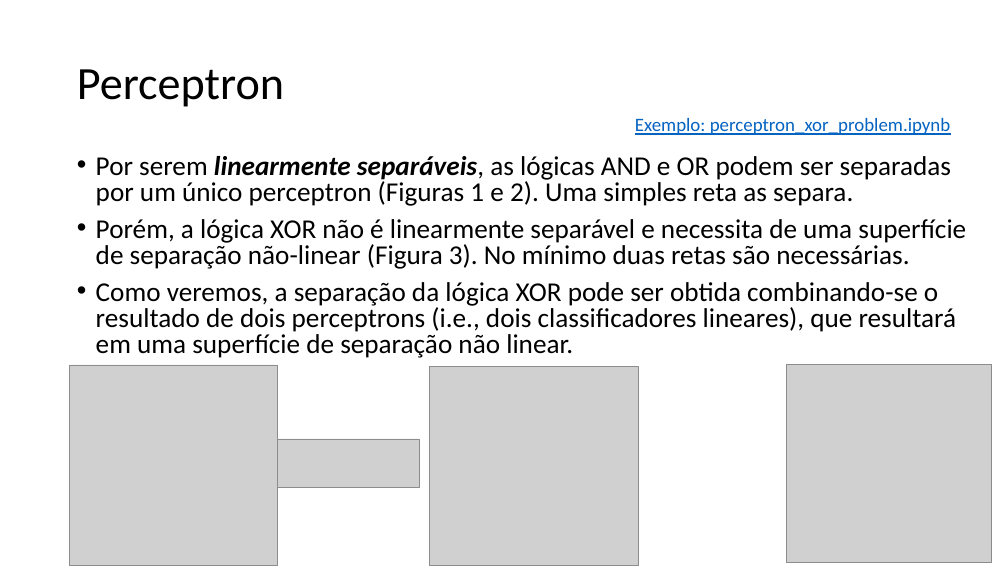
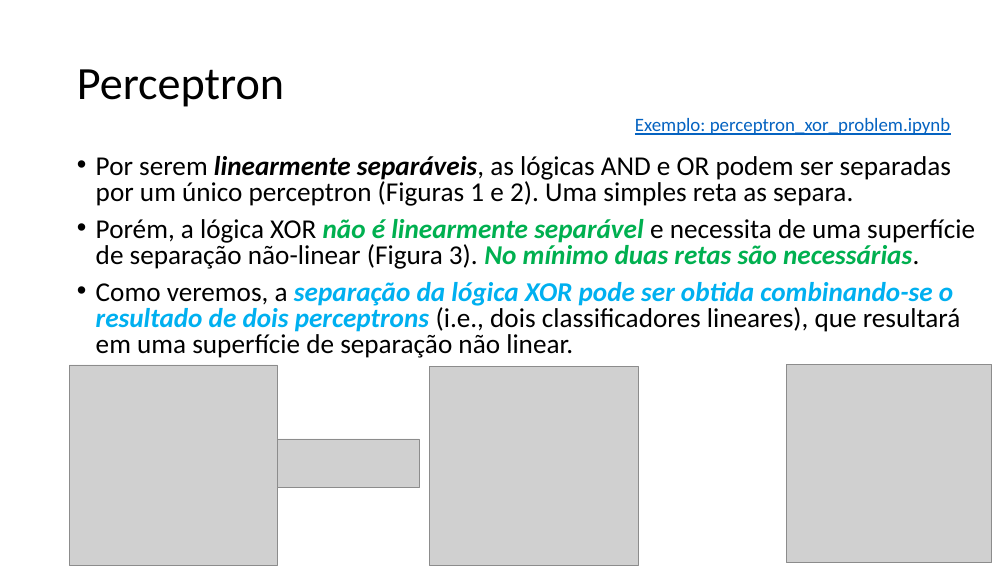
Before and after one commit to zz4fap/t320_aprendizado_de_maquina, a slide deck: slide 19 of slides/T320_Redes_Neurais_Artificiais (Parte I).pptx. Drawn at 1008x567 pixels with LibreOffice and Linux fonts; fonts in the diff are those of the drawing; grey boxes stand for pictures. Boxes give left, top, right and bottom in pixels: in the first picture for what was removed or moved away, otherwise in the second. Text is boxed around its words. In the diff, an @@ line names an element or a change of style, - is before the commit and + after.

```diff
--- a/slides/T320_Redes_Neurais_Artificiais (Parte I).pptx
+++ b/slides/T320_Redes_Neurais_Artificiais (Parte I).pptx
@@ text at [96, 219, 975, 358]: text colour #000000 to #00B050 in "não é linearmente separável No mínimo duas ..."; bold on, italic on in "não é linearmente separável No mínimo duas ...", "separação da lógica XOR pode ser obtida ..."; text colour #000000 to #00B0F0 in "separação da lógica XOR pode ser obtida ..." @@
```
Also in this commit, not shown: 1 other slide changed, 4 other files.
